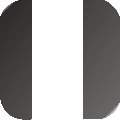
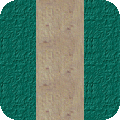
Comparing the layer stacks of the two 120×120 images. Changes:
renamed "Ebene #1" to "Ebene #2", moved it above "Ebene", painted on it over (29, 0, 84, 120)
painted on "Ebene", unmasked it over (0, 0, 120, 120)
